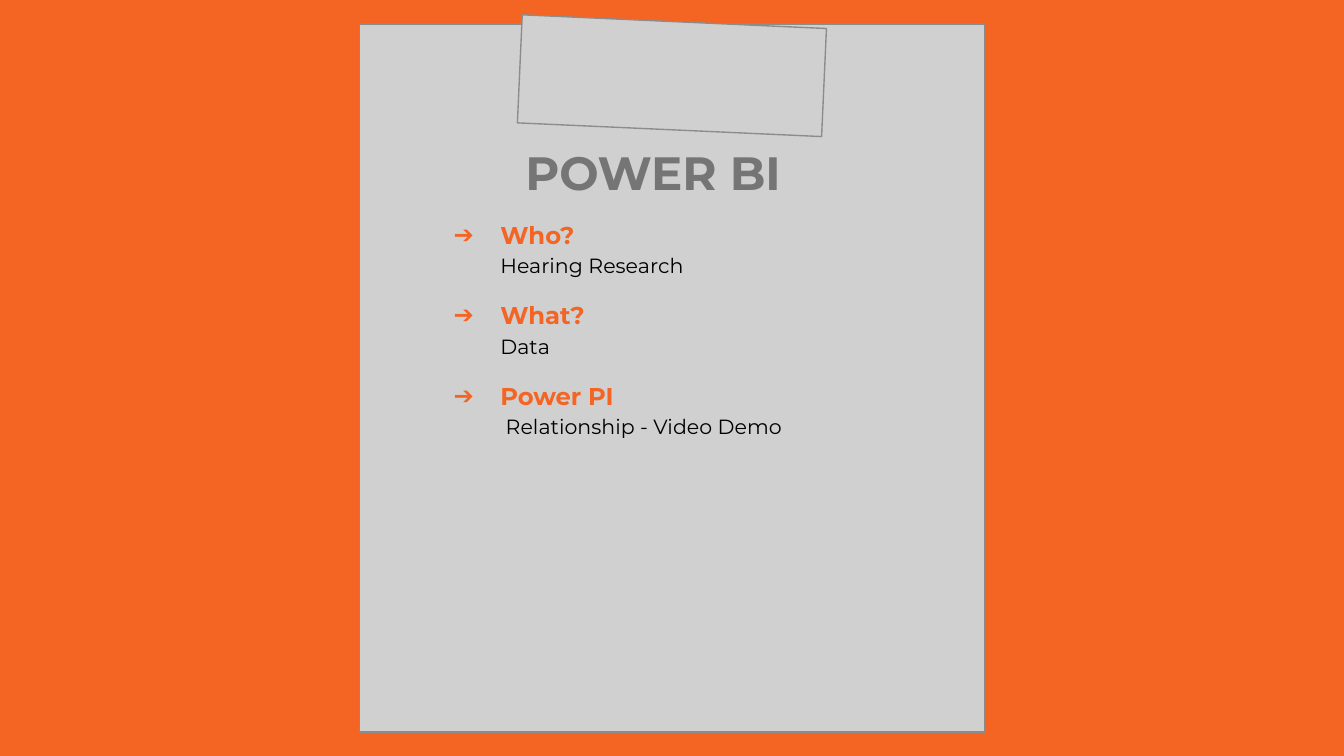
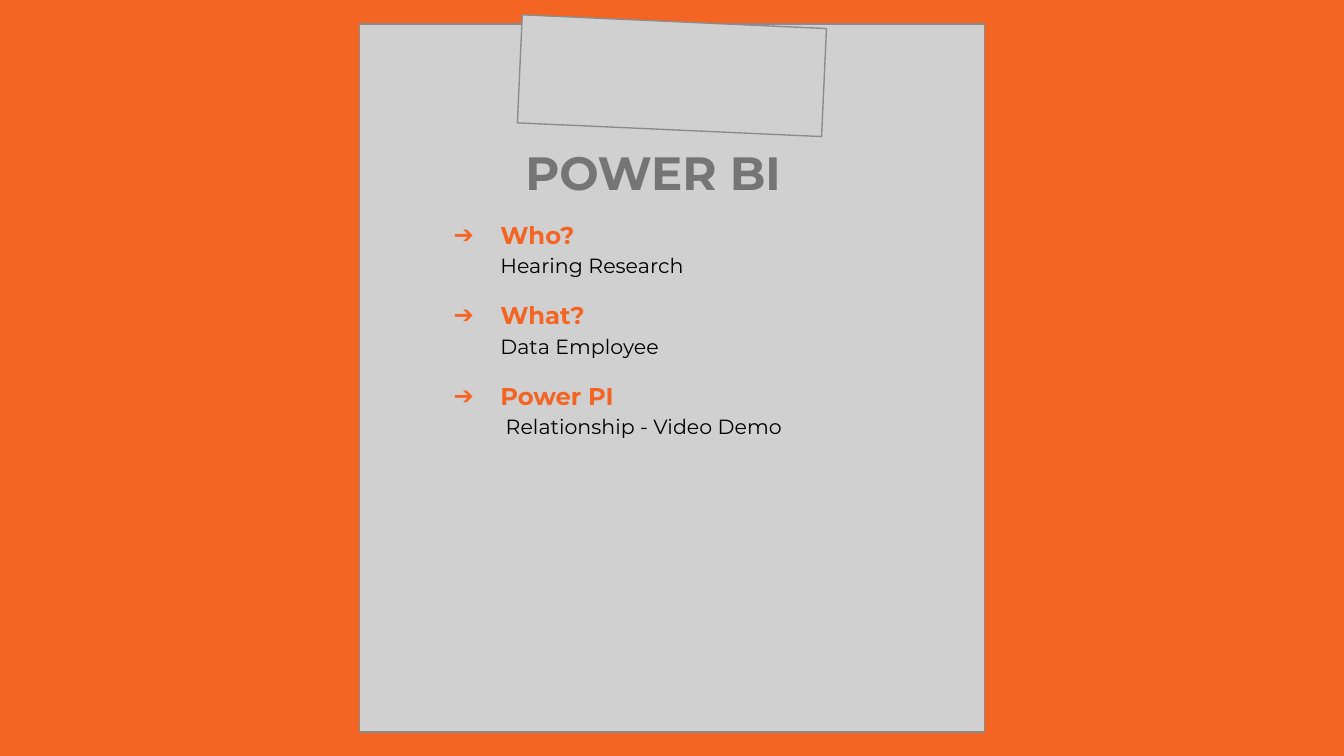
Before and after one commit to anhtuan2k4/Mentorship-Program, a slide deck: slide 2 of HR_DASHBOARD/Report/15-05-2024/Power BI.pptx. Drawn at 1344x756 pixels with LibreOffice and Linux fonts; fonts in the diff are those of the drawing; grey boxes stand for pictures. Boxes give left, top, right and bottom in pixels: in the first picture for what was removed or moved away, otherwise in the second. Text is boxed around its words. In the diff, an @@ line names an element or a change of style, - is before the commit and + after.

```diff
--- a/HR_DASHBOARD/Report/15-05-2024/Power BI.pptx
+++ b/HR_DASHBOARD/Report/15-05-2024/Power BI.pptx
@@ text at (x1=500, y1=306, x2=658, y2=358): text changed; size 13 to 11 pt; text colour #F46524 to #000000; bold off @@
-➔ What?
-  Data
+➔ What?
+  Data Employee
```
Also in this commit, not shown: 1 other file.
